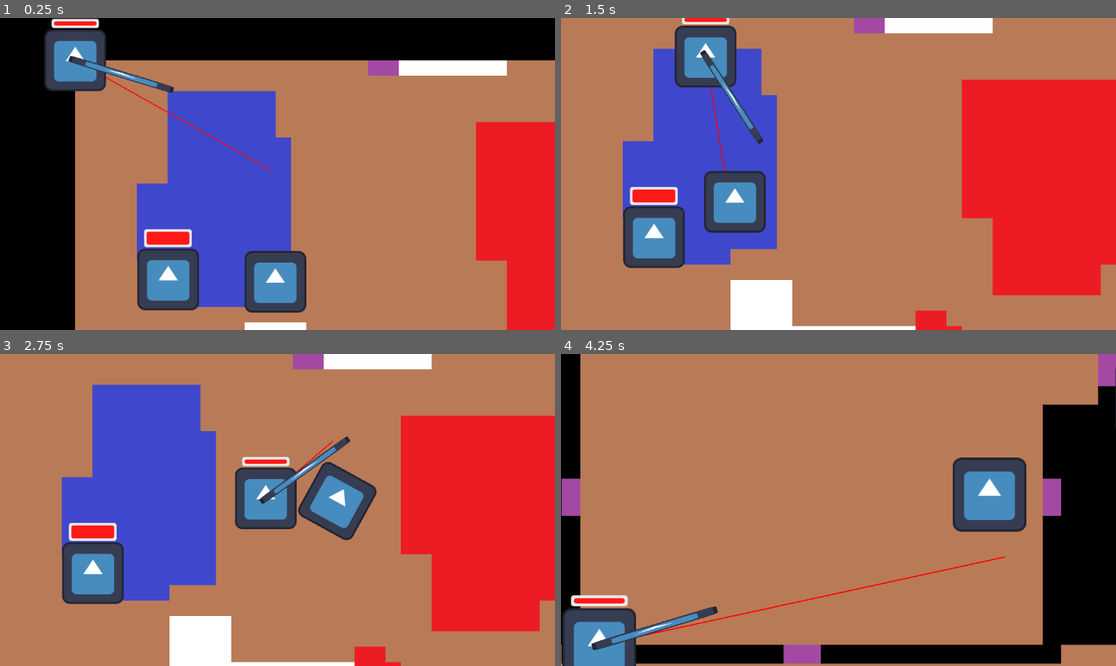
Above: before the commit, frames 1-4 (two rows, left to right).
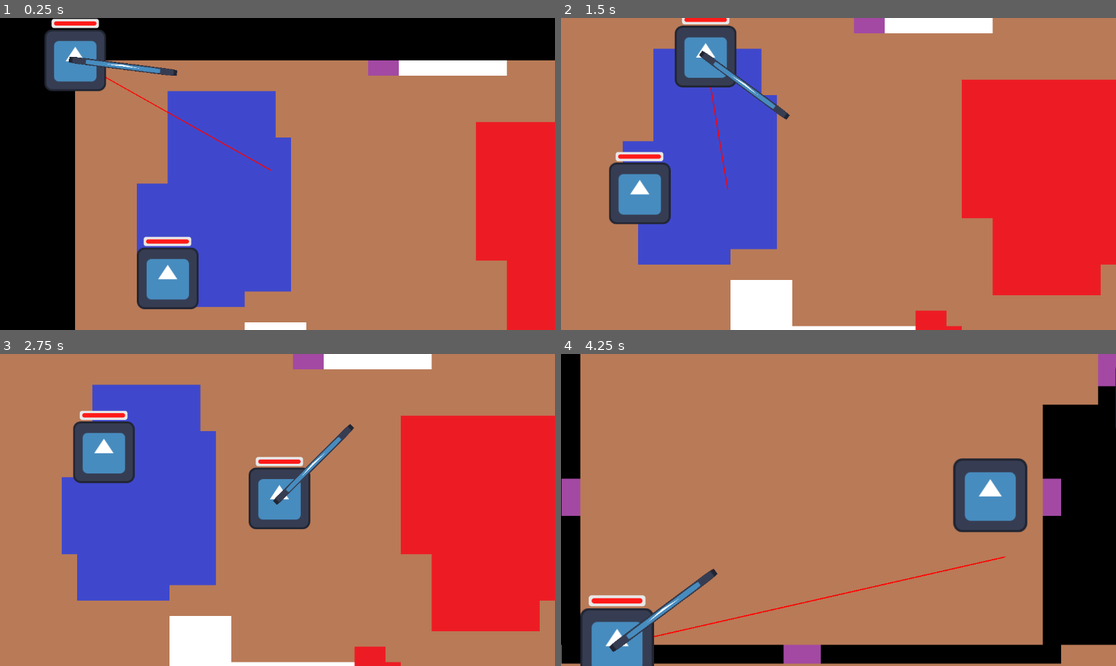
Above: after the commit, the same moments.

Repository: Arthexs/Rising-gamejam
Game: Godot game, scene res://Scenes/Main/main.tscn
Two runs of this game, one before a commit and one after it. Both use one fixed random seed, a clock stepped at 60 frames per second and the inputs below. The engine's default icon, where the game draws it, is replaced by a stand-in: a white triangle on a blue panel in a dark square.
Inputs (mouse positions are in pixels of both pictures, inside the frame that each line leads up to):
- Up to frame 1 (0.25 s): no input
- Up to frame 2 (1.5 s): move the mouse to (960, 158) at 0.52 s; hold D (Right) 0.53-1.28 s; move the mouse to (727, 189) at 1.27 s; hold S (Down) from 1.28 s (still down)
- Up to frame 3 (2.75 s): move the mouse to (333, 441) at 2.02 s; release S (Down) at 2.03 s; hold D (Right) from 2.03 s (still down)
- Up to frame 4 (4.25 s): move the mouse to (810, 572) at 2.77 s; release D (Right) at 2.78 s; hold W (Up) 2.78-3.53 s; move the mouse to (1005, 556) at 3.52 s; hold A (Left) from 3.53 s (still down)

The runs differ from the first frame. In frame 1, 3.6% of the frame differs, in the area x 12-56%, y 12-95%; in frame 2, 7.0%; in frame 3, 9.3%, in the area x 11-68%, y 18-81%; in frame 4, 3.9%.
Error before the commit: Parse Error: Could not find type "Hammer" in the current scope. (res://Scenes/Mobs/ranged_mob.gd:66)

Commit message:
Added ranged_mob with damage taker
Also restored HealthModule

Diff:
--- a/Scenes/Main/main.tscn
+++ b/Scenes/Main/main.tscn
@@ -23,9 +23,5 @@
 
 [node name="Player" parent="." instance=ExtResource("2_qw60k")]
 
-[node name="meleeMob" parent="." node_paths=PackedStringArray("playerchar") instance=ExtResource("5_p6jpk")]
-position = Vector2(257, 368)
-playerchar = NodePath("../Player")
-
 [connection signal="change_room" from="MainTileMapLayer" to="PlayerCamera" method="limit_to_room"]
 [connection signal="hurtbox_hit" from="Player" to="MainTileMapLayer" method="_on_player_hurtbox_hit"]
--- a/Scenes/Mobs/ranged_mob.gd
+++ b/Scenes/Mobs/ranged_mob.gd
@@ -10,9 +10,11 @@
 @export var friction_coefficient: float = 20 # px/m/s
 var movement_force = acceleration * mass * 32 # px/m
 
-@export var impact_threshold: float = 0.6 # Fraction of velocity needed to be lost to be considered impacted
-@export var impact_damage_tuner: float = 1.0
+@export var force_threshold: float = 300000 # force threshold to be send flying
+@export var brake_threshold: float = 0.6 # Fraction of velocity needed to be lost to take damage on impact
+@export var damage_tuner: float = 1.0
 
+var mass_max: float
 var flying: bool = false
 
 var prev_velocity: Vector2 = Vector2.ZERO
@@ -22,6 +24,8 @@
 func _ready():
 	# These values need to be adjusted for the actor's speed
 	# and the navigation layout.
+	mass_max = mass
+
 	health_module = get_node("HealthModule")
 	nav_agent.target_desired_distance = 10.0
 	contact_monitor = true
@@ -32,14 +36,26 @@
 	nav_agent.get_next_path_position()
 
 func _physics_process(delta):
-	var delta_vel: float = (linear_velocity - prev_velocity).length()
+	var delta_vel: float = linear_velocity.length() - prev_velocity.length()
 
-	if delta_vel/prev_velocity.length() > impact_threshold && flying:
-		var force: float = delta_vel/delta * mass
+	var force: float = abs(delta_vel)/delta * mass_max
+
+	if force > force_threshold:
 		var damage: float = force/100000
 		print("damage taken: ", damage)
 		health_module.take_damage(damage)
-		linear_velocity = Vector2.ZERO
+		mass = 0.1*mass_max
+		#apply_central_force(linear_velocity.normalized() * force)
+		flying = true
+
+	if prev_velocity.length() != 0:
+		print(delta_vel/prev_velocity.length(), " < ", - (1-brake_threshold))
+		if delta_vel/prev_velocity.length() < - (1-brake_threshold) && flying:
+			var damage: float = force/100000
+			print("damage taken: ", damage)
+			health_module.take_damage(damage)
+			linear_velocity = Vector2.ZERO
+			mass = mass_max
 			#apply_impulse(applied_impulse * 1.0, state.get_contact_collider_position(i))
 			#collider.apply_impulse(-applied_impulse, state.get_contact_collider_position(i))
 			#print("apply impulse")
@@ -73,12 +89,12 @@
 
 func apply_friction() -> void:
 	#print(linear_velocity.length(), "/", max_vel)
-	if linear_velocity.length() < max_vel:
-		flying = false
+	if flying:
+		#flying = false
+		apply_central_force(-linear_velocity.normalized() * friction_coefficient*0.1)
+	else:
 		apply_central_force(-linear_velocity.normalized() * friction_coefficient)
-	else:
-		flying = true
-		apply_central_force(-linear_velocity.normalized() * friction_coefficient*0.1)
+		#flying = true
 
 func apply_movement(direction: Vector2) -> void:
 	if flying:
--- a/Scenes/Mobs/ranged_mob.tscn
+++ b/Scenes/Mobs/ranged_mob.tscn
@@ -16,6 +16,7 @@
 lock_rotation = true
 script = ExtResource("1_jcomp")
 nav_agent = NodePath("NavigationAgent2D")
+damage_tuner = 7.0
 
 [node name="CollisionShape2D" type="CollisionShape2D" parent="."]
 position = Vector2(-0.5, 0.5)
@@ -27,8 +28,4 @@
 [node name="NavigationAgent2D" type="NavigationAgent2D" parent="."]
 
 [node name="HealthModule" parent="." node_paths=PackedStringArray("box") instance=ExtResource("3_tmhk6")]
-offset_left = 570.315
-offset_top = -150.312
-offset_right = 708.315
-offset_bottom = -123.312
 box = NodePath("../CollisionShape2D")
--- a/Scenes/Player/health_module.tscn
+++ b/Scenes/Player/health_module.tscn
@@ -20,7 +20,7 @@
 corner_radius_bottom_right = 5
 corner_radius_bottom_left = 5
 
-[node name="ProgressBar" type="ProgressBar"]
+[node name="HealthModule" type="ProgressBar"]
 offset_right = 138.0
 offset_bottom = 9.0
 theme_override_styles/background = SubResource("StyleBoxFlat_y01vn")
--- a/Scenes/Player/player.tscn
+++ b/Scenes/Player/player.tscn
@@ -7,6 +7,9 @@
 
 [sub_resource type="RectangleShape2D" id="RectangleShape2D_a3d8c"]
 size = Vector2(126, 128)
+
+[sub_resource type="PhysicsMaterial" id="PhysicsMaterial_mtuoh"]
+bounce = 1.0
 
 [sub_resource type="RectangleShape2D" id="RectangleShape2D_xpcdj"]
 size = Vector2(230, 20)
@@ -26,7 +29,8 @@
 shape = SubResource("RectangleShape2D_a3d8c")
 
 [node name="weapon" type="RigidBody2D" parent="."]
-mass = 10.0
+mass = 30.0
+physics_material_override = SubResource("PhysicsMaterial_mtuoh")
 gravity_scale = 0.0
 center_of_mass_mode = 1
 script = ExtResource("3_xpcdj")
--- a/Scenes/Player/weapon.gd
+++ b/Scenes/Player/weapon.gd
@@ -1,4 +1,6 @@
 extends RigidBody2D
+
+class_name Hammer
 
 # Rotation PD controller
 var target_pos = Vector2.ZERO
--- a/melee_mob.gd
+++ b/melee_mob.gd
@@ -22,4 +22,4 @@
 		var dir: Vector2 = (target_point - global_position).normalized()
 		apply_central_force(dir*speed_scalar)
 		var distance = global_position.distance_to(target_point)
-		print("direction", dir, "target", target_point, "mob", global_position)
+		#print("direction", dir, "target", target_point, "mob", global_position)
Not shown: 1 places in Scenes/Main/main.tscn that only renumber resources
Not shown: 1 places in Scenes/Player/player.tscn that only renumber resources
